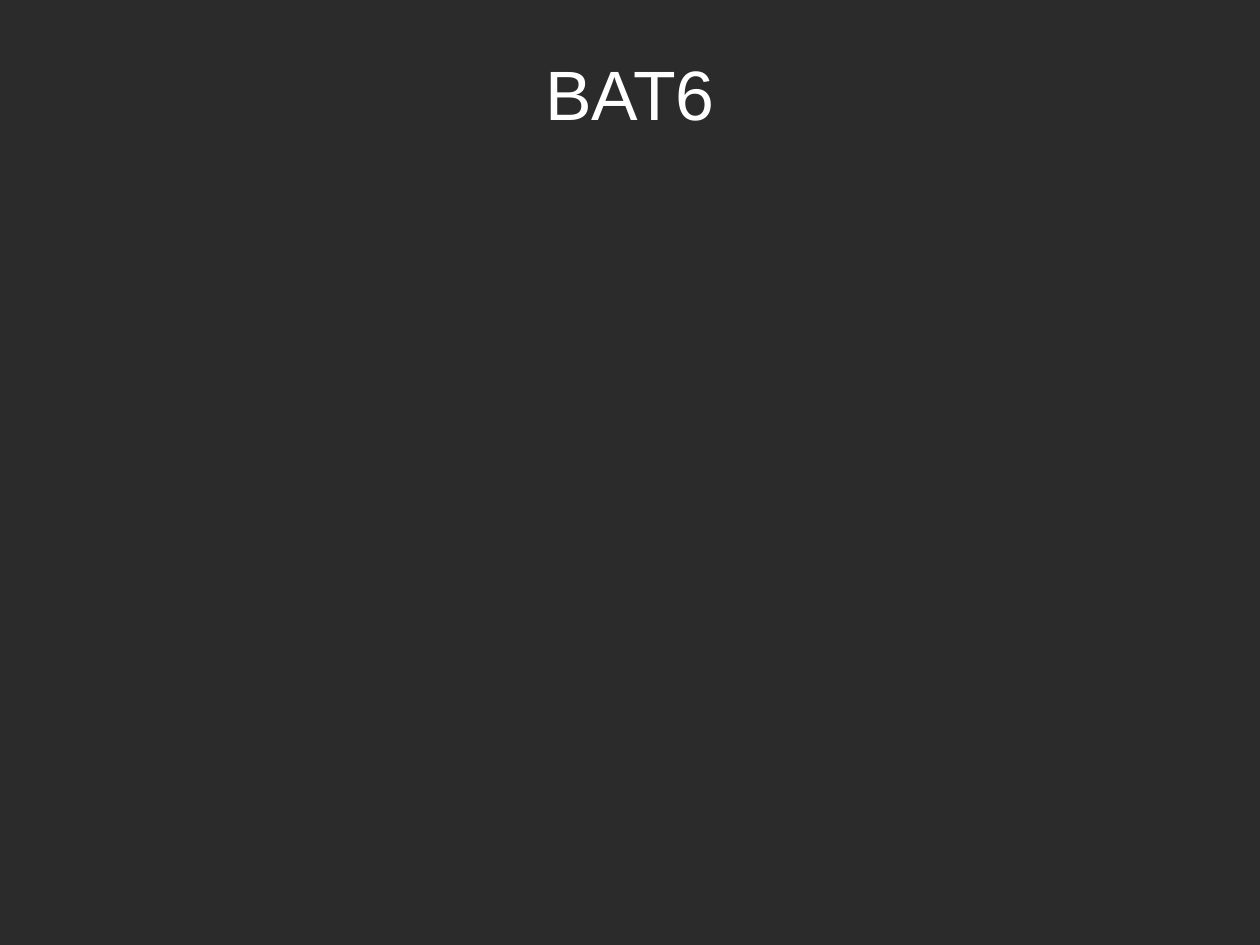
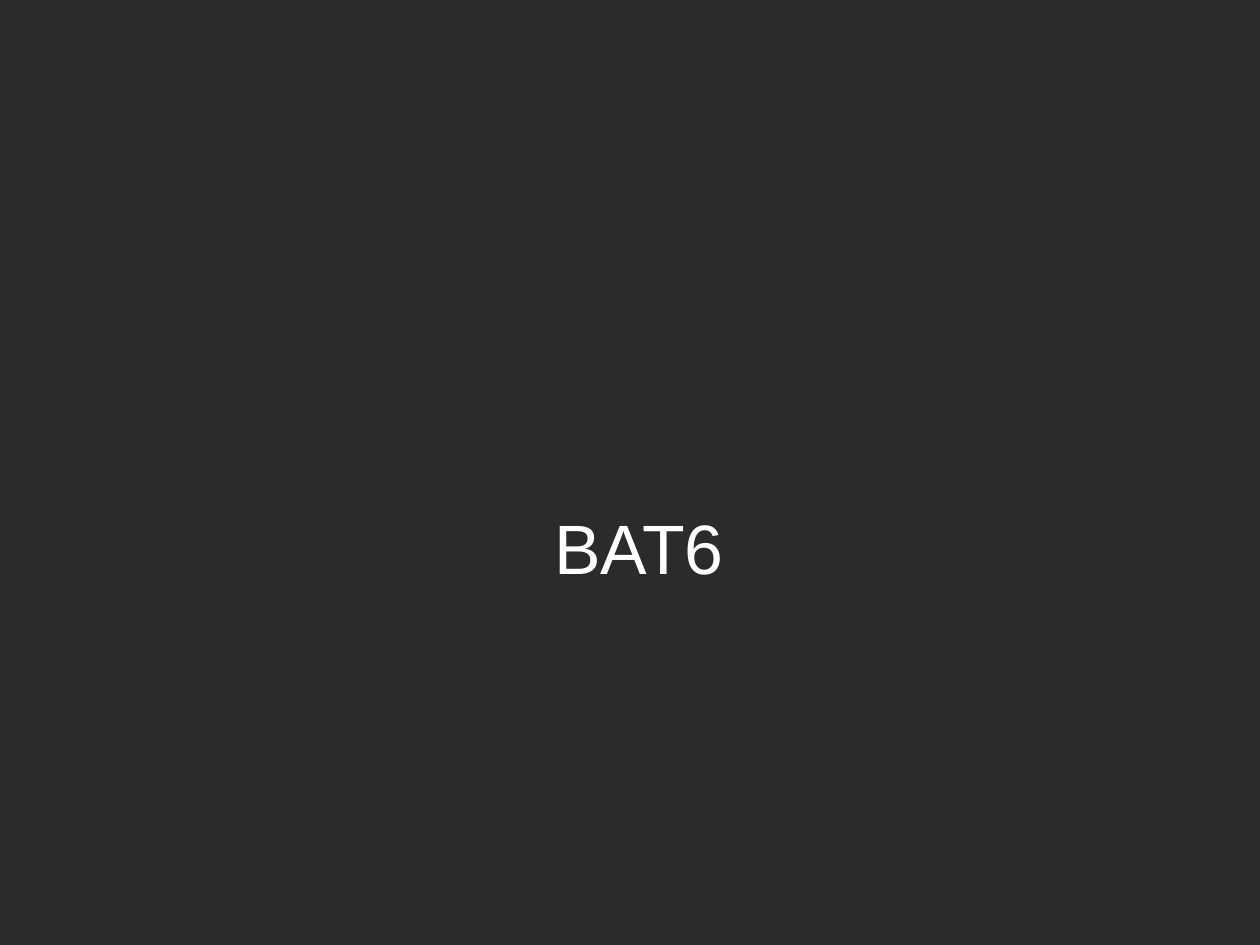
Before and after one commit to TheComet/bat6, a slide deck: slide 1 of doc/presentation/libreoffice/presentation.odp. Drawn at 1260x945 pixels with LibreOffice and Linux fonts; fonts in the diff are those of the drawing; background and template pictures are left out; a plain dark background stands for a picture behind light text. Boxes give left, top, right and bottom in pixels: in the first picture for what was removed or moved away, otherwise in the second. Text is boxed around its words. In the diff, an @@ line names an element or a change of style, - is before the commit and + after.

```diff
--- a/doc/presentation/libreoffice/presentation.odp
+++ b/doc/presentation/libreoffice/presentation.odp
@@ title "BAT6": place and size @@
-title "BAT6" at (545,71,714,121)
+title "BAT6" at (554,525,723,575)
```
Also in this commit, not shown: 19 slides added, 1 slide removed, 5 other files.
